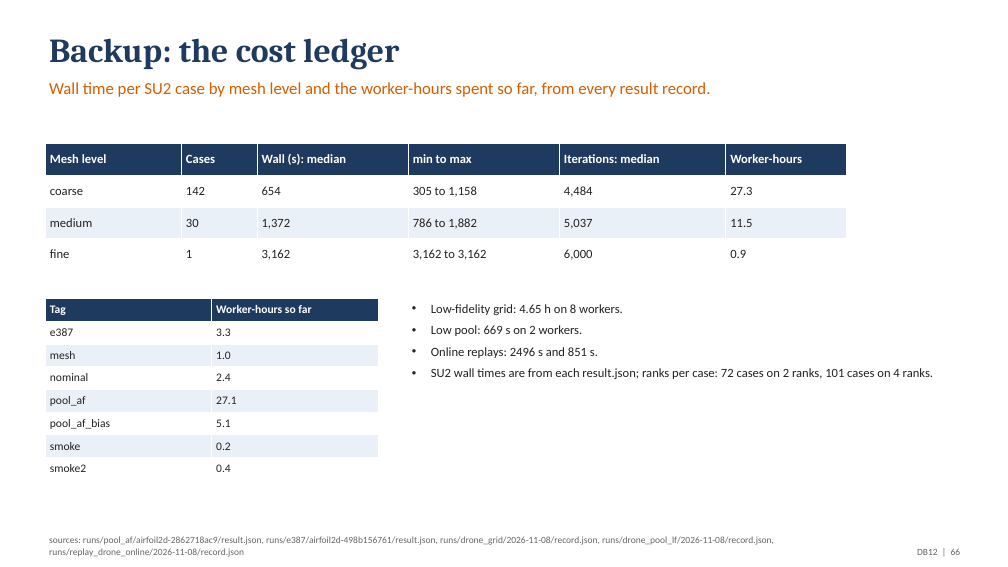
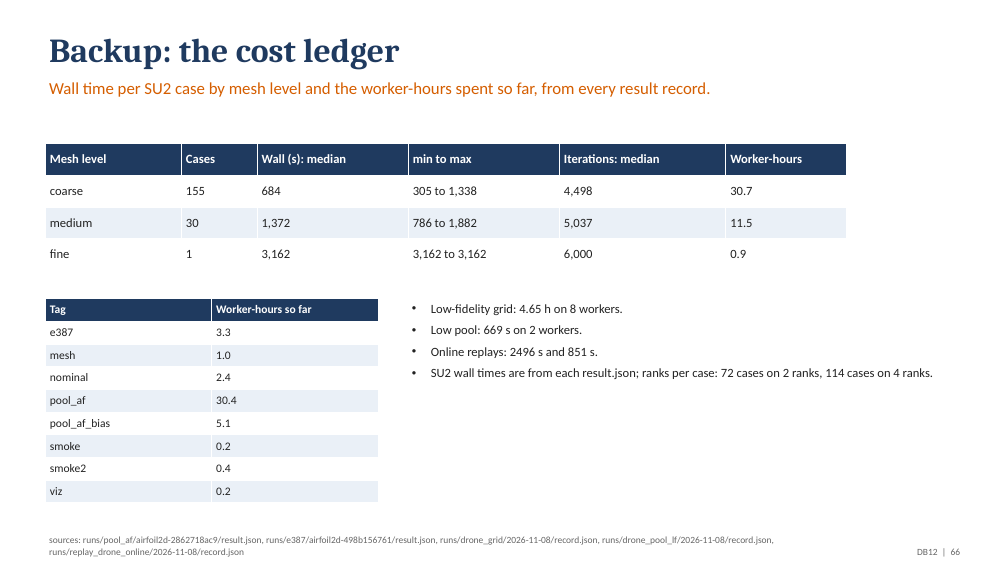
Before and after one commit to emarinhoss/ai-engineering, a slide deck: slide 66 of docs/talk/deck_drone.pptx. Drawn at 1008x567 pixels with LibreOffice and Linux fonts; fonts in the diff are those of the drawing. Boxes give left, top, right and bottom in pixels: in the first picture for what was removed or moved away, otherwise in the second. Text is boxed around its words. In the diff, an @@ line names an element or a change of style, - is before the commit and + after.

```diff
--- a/docs/talk/deck_drone.pptx
+++ b/docs/talk/deck_drone.pptx
@@ table at (45, 144, 847, 271) @@
-row 2: coarse | 142 | 654 | 305 to 1,158 | 4,484 | 27.3
+row 2: coarse | 155 | 684 | 305 to 1,338 | 4,498 | 30.7
@@ table at (45, 299, 378, 503) @@
-row 5, column 2: 27.1
+row 5, column 2: 30.4
+row 9: viz | 0.2
@@ text at (431, 368, 933, 379): text changed @@
-• SU2 wall times are from each result.json; ranks per case: 72 cases on 2 ranks, 101 cases on 4 ranks.
+• SU2 wall times are from each result.json; ranks per case: 72 cases on 2 ranks, 114 cases on 4 ranks.
```
Also in this commit, not shown: 10 other slides changed, 5 other files.
